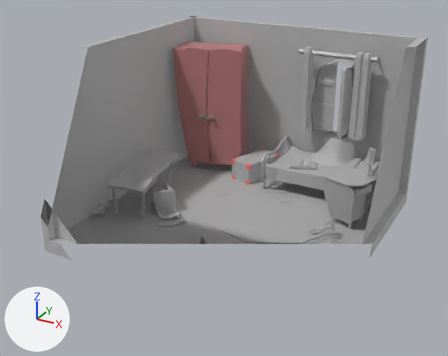
Renders of the FBX model Cryptique/Assets/FBX/FullRoom/1 - Taverne/Taverne_chambre_bordel.fbx from each side of a commit.
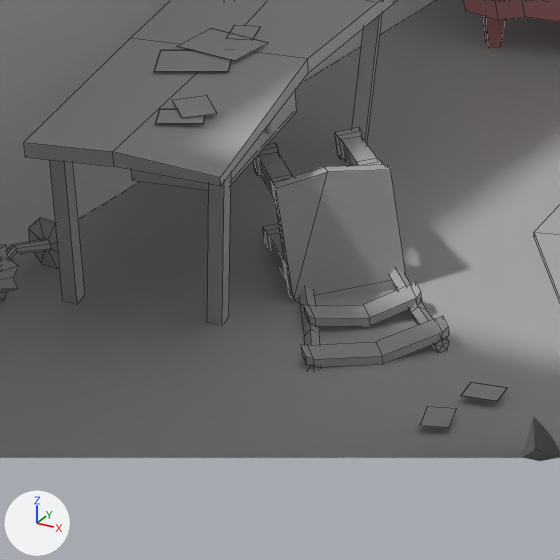
Each version appears first whole from a camera (50 mm lens) standing at (5.06, -9.89, 5.84) and looking at (-0.12, -0.48, 1.13), and next in a close-up on the part from 23% to 46% of the width and 45% to 74% of the height. The lights are fixed; the arrows at lower left show +X, +Y and +Z. The close-ups show mesh edges as thin lines. Everything nearer to the camera than a plane just in front of the edit is cut away. Where no turn or scale is listed for an object, it has been applied to the vertices.

In view in the first close-up: 'Tapis_rond', 'affiche09', 'affiche11', 'affiche12', 'armoire_porte_L', 'bureau', 'chaise10', 'fauteuil', 'lampe_chevet1', 'mur_left2', 'sol2', 'tiroir_bureau'.
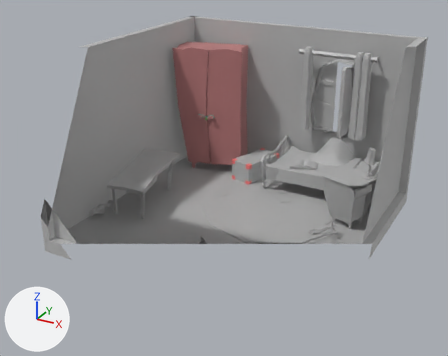
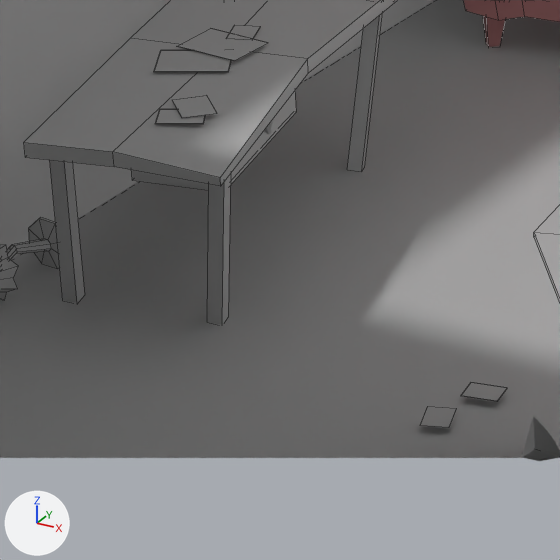
Where the newer file only moved an object's origin or applied its transform, the numbers keep the older frame.

What differs and where, as boxes (x1, y1, x2, y2) in the close-ups (560 x 560 px):
'chaise10', deleted
    before: (253, 128, 449, 369)

Edits to the bpy script that builds the scene:
```text
Remove ob_chaise10:
    ob_chaise10 = bpy.data.objects.new('chaise10', me_mesh_041)
    ob_chaise10.location = (-1.457, -0.3, 0.253)
```
